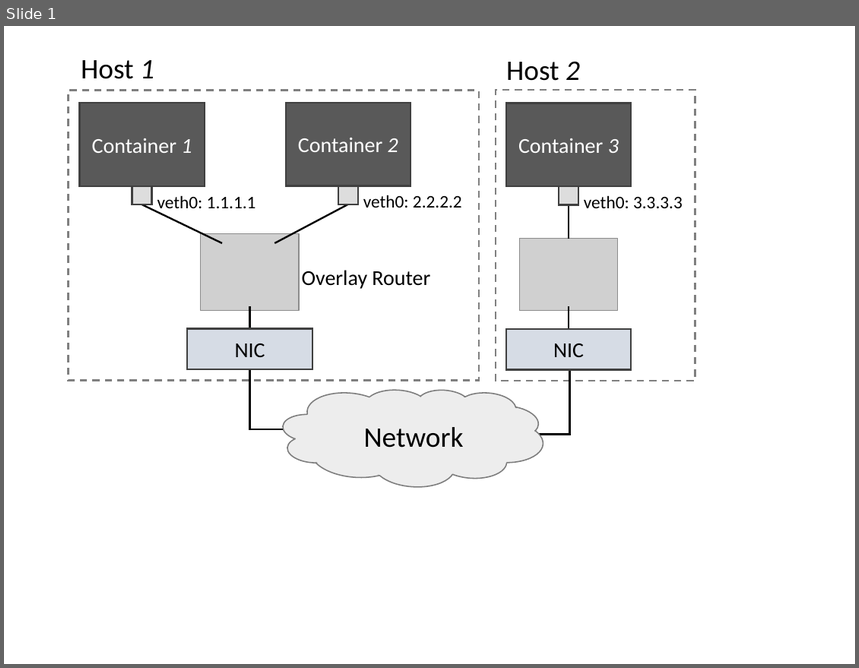
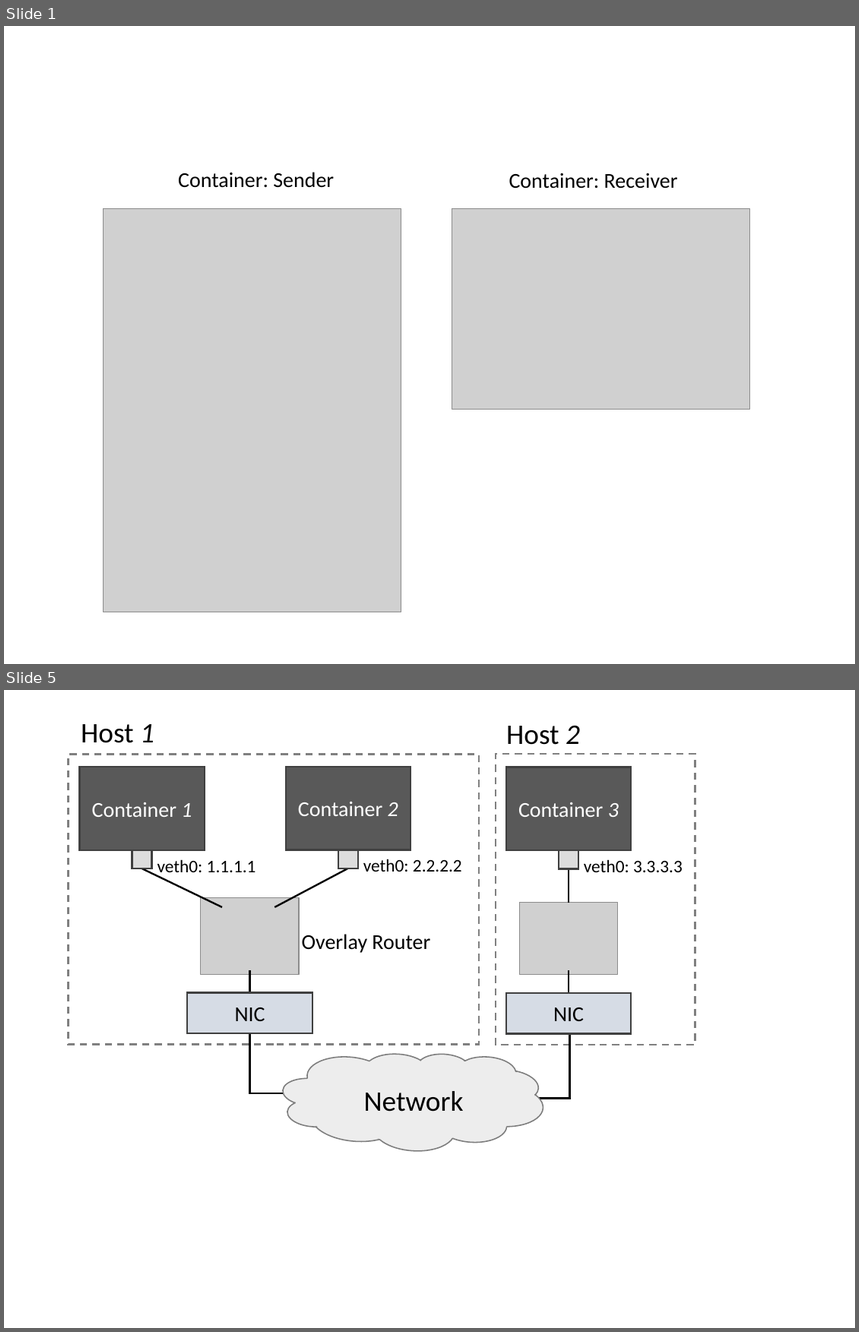
Before and after one commit to lampson0505/freeflow-hotnets16, a slide deck: figures/figures.pptx. Shown one above the other, each under a label of ours: slide 1 before the commit, slides 1 and 5 after it; the slides between them are not shown. The pictures are 859x668 and 859x1332 pixels, drawn with LibreOffice and Linux fonts; fonts in the diff are those of the drawing; grey boxes stand for pictures. Boxes give left, top, right and bottom in pixels: in the first picture for what was removed or moved away, otherwise in the second. Text is boxed around its words. In the diff, an @@ line names an element or a change of style, - is before the commit and + after.

```diff
--- a/figures/figures.pptx
+++ b/figures/figures.pptx
@@ slide 1 added at box(4, 26, 855, 664), background #FFFFFF @@
@@ text added at box(178, 172, 334, 188), 18 pt, text #000000 @@
+Container: Sender
@@ text added at box(509, 173, 678, 189), 18 pt, text #000000 @@
+Container: Receiver
@@ picture added at box(103, 208, 401, 612) @@
@@ picture added at box(452, 208, 750, 409) @@
@@ what was slide 1 is now slide 5 @@
```
Also in this commit, not shown: 3 other slides added, 4 other files.
